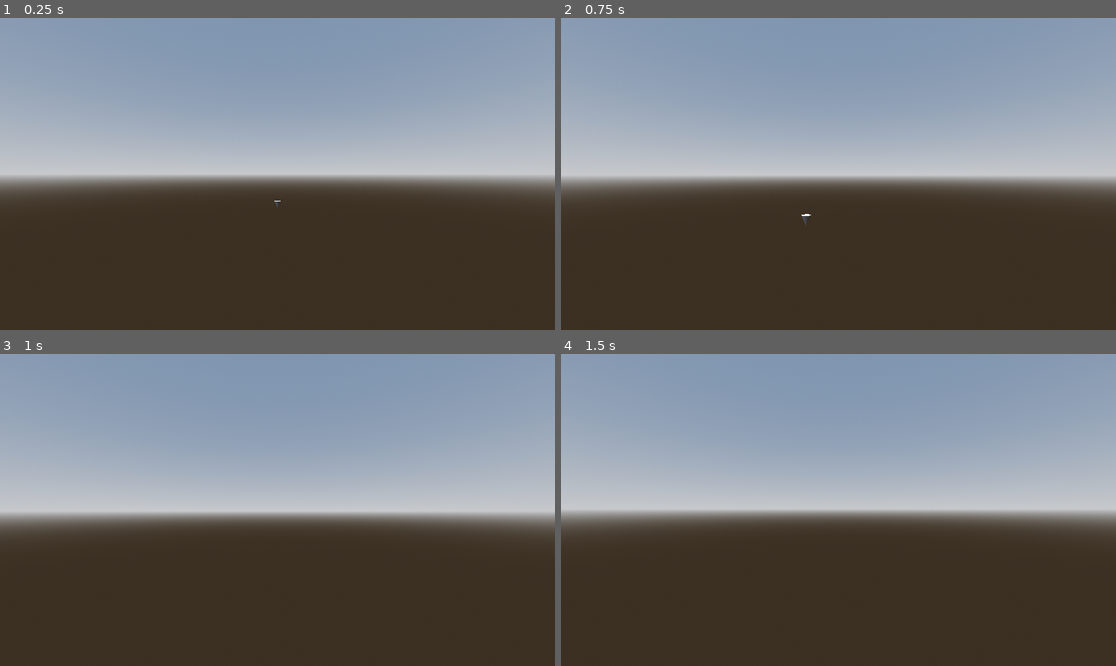
Above: before the commit, frames 1-4 (two rows, left to right).
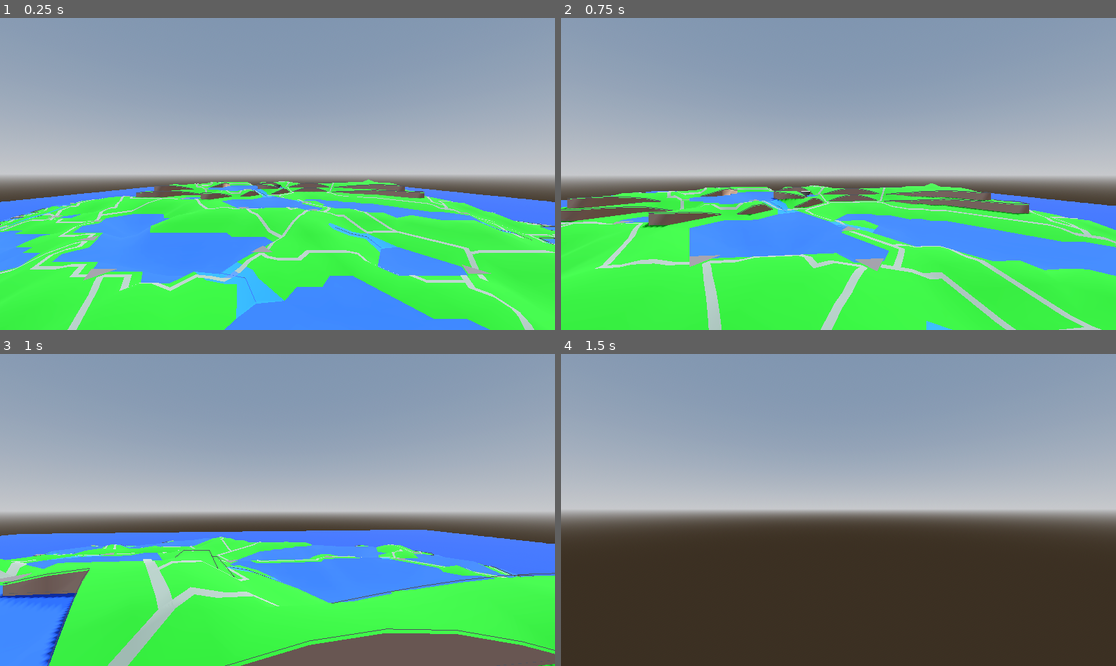
Above: after the commit, the same moments.

Repository: MichaelReel/Faster-Island-Generation
Game: Godot game, scene res://Main.tscn
Two runs of this game, one before a commit and one after it. Both use one fixed random seed, a clock stepped at 60 frames per second and the inputs below.
Inputs (mouse positions are in pixels of both pictures, inside the frame that each line leads up to):
- Up to frame 1 (0.25 s): no input
- Up to frame 2 (0.75 s): tap Enter at 0.5 s; move the mouse to (866, 174) at 0.52 s; hold W (forward) from 0.53 s (still down)
- Up to frame 3 (1 s): keep holding W (forward)
- Up to frame 4 (1.5 s): keep holding W (forward); move the mouse to (810, 510) at 1.27 s

The runs differ from the first frame. In frame 1, 45% of the frame differs, in the area x 0-100%, y 51-100%; in frame 2, 44%; in frame 3, 43%; in frame 4, nothing differs.

Commit message:
Fixed issue with generation not triggering at runtime.

Diff:
--- a/island/GeneratedIsland.gd
+++ b/island/GeneratedIsland.gd
@@ -2,7 +2,7 @@
 extends Node3D
 
 @export_category("In Editor Only")
-@export var changes_pending: bool = false
+@export var tool_changes_pending: bool = false
 @export var editor_display: Stage.GlobalStageProgressStep = Stage.GlobalStageProgressStep.OUTLINE
 
 @export_category("Base Settings")
@@ -21,6 +21,7 @@
 @onready var bounds : Mesh = $BoundsMesh.mesh
 @onready var material_lib: MaterialLib = MaterialLib.new()
 
+var _runtime_changes_pending: bool = true
 var _terrain_manager : TerrainManager
 var _mesh_instance_dict : Dictionary = {}
 
@@ -34,13 +35,13 @@
 	material_lib.set_material("cliff", cliff)
 
 func _process(delta: float) -> void:
-	if not changes_pending:
-		return
-	if Engine.is_editor_hint():
+	if Engine.is_editor_hint() and tool_changes_pending:
 		_tool_execute(delta)
-	if not Engine.is_editor_hint():
+		tool_changes_pending = false
+
+	if not Engine.is_editor_hint() and _runtime_changes_pending:
 		_game_execute(delta)
-	changes_pending = false
+		_runtime_changes_pending = false
 
 func get_height_at_xz(xz: Vector2) -> float:
 	if _terrain_manager:
